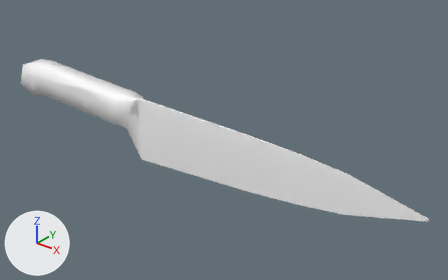
A saved change to the FBX model Assets/Models/Objects/knife_v01.fbx.
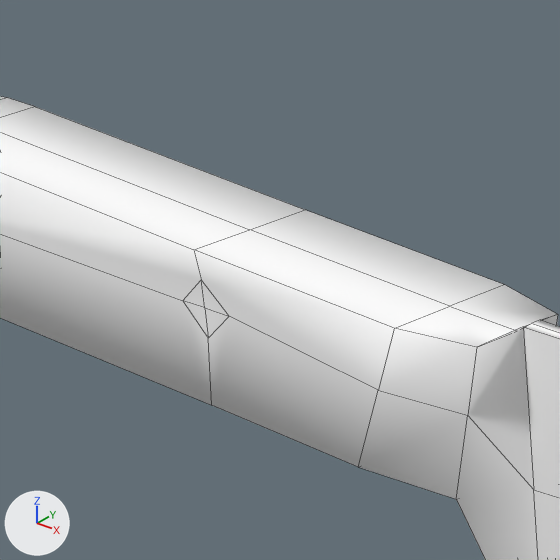
Each version is shown whole from a 50 mm lens placed at (0.733, -0.792, 0.692), pointed at (0.059, 0.05, 0.17), then close up on the part from 11% to 32% of the width and 16% to 49% of the height. Every picture has the same lights, and +X, +Y and +Z are marked at lower left. The close-ups show mesh edges as thin lines. Where no turn or scale is listed for an object, it has been applied to the vertices.

The older version as bpy lines, for what is in view:
```python
me_mesh = bpy.data.meshes.new('Mesh')
me_mesh.from_pydata(...)  # 112 vertices, 112 faces; spans x -0.486..0.486, y -0.027..0.025, z -0.094..0.048
me_mesh.materials.append(mat_knifetexture)  # white #ffffff
ob_knife = bpy.data.objects.new('Knife', me_mesh)
ob_knife.location = (0.0, 0.0, 0.1867)
```
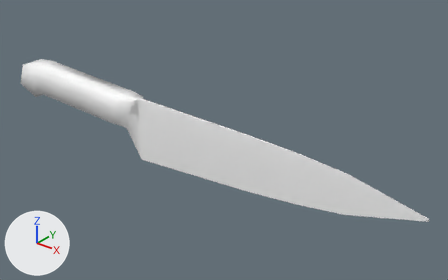
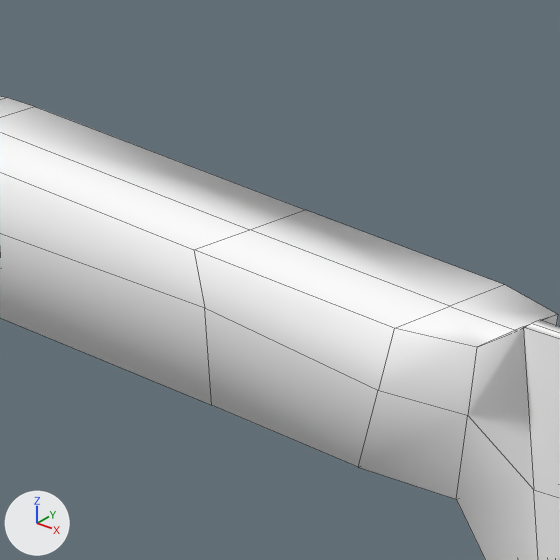
Commit message: Retypo knife

What changed in the scene script:
```text
Change me_mesh:
    used by ob_knife; location = (0.0, 0.0, 0.1867)
    remove me_mesh.from_pydata(...)  # 112 vertices, 112 faces; spans x -0.486..0.486, y -0.027..0.025, z -0.094..0.048
    add me_mesh.from_pydata(...)  # 98 vertices, 96 faces; spans x -0.486..0.486, y -0.027..0.025, z -0.094..0.048
    me_mesh part 1
    14 vertices are removed from x -0.452..-0.245, y -0.027..0.025, z 0.003..0.029
    32 faces are deleted
    16 new faces join them
```

Pixel boxes [x1, y1, x2, y2] of what changed, in the close-ups (560 x 560 px):
part 1 of me_mesh, cut back
    both: [0, 172, 394, 467]
